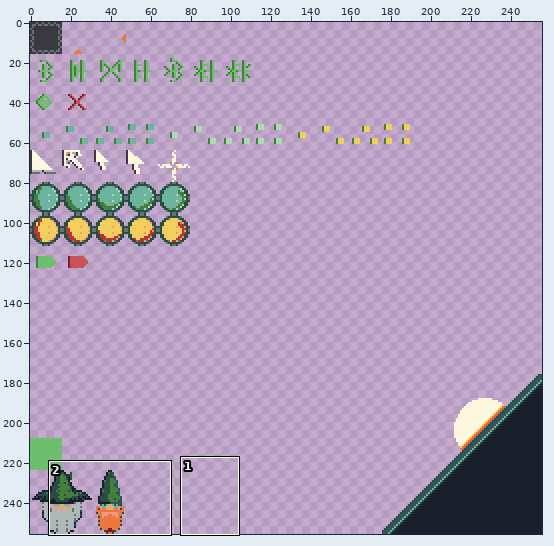
Pixel-art file: tiles.aseprite. The picture above shows the old version from afar; the outline marks the close-up.
Close-up. First the earlier version:
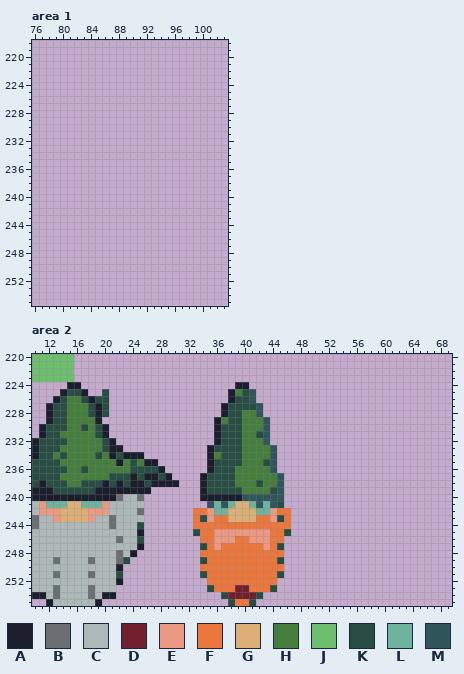
256x256 pixels, 1 frame. Shown: area 1: x 76..103, y 218..255; area 2: x 10..69, y 220..255.
Palette (. is transparent): A #1a1e2d  B #6b6f72  C #adb9b8  D #722030  E #ec9983  F #ec773d  G #dbaf77  H #467e3e  J #6ebe70  K #284e43  L #6eb39d  M #30555b
Pixels before, area 2, first column x 10:
220 JJJJJJ...............................
221 JJJJJJ...............................
222 JJJJJJ...............................
223 JJJJJJ...............................
224 .....AA......................AA......
225 ....AKKA..K.................AHKM.....
226 ...AKHHKAKK.................AKKM.....
227 ..AKKHHHKAK................AKKKKM....
228 ..AKKHHHKAK................AKKHHM....
229 ..AKKHHHHA................AHKKHHHM...
230 .AKKKHHKHKA...............AKKKHHHM...
231 .AKKHHHHHKA...............AKKKHHKM...
232 AKKKKHHHHHKA..............AKKKHHHM...
233 AKKKHHHHHHKAA............AKKKKHHHHM..
234 AKKHKHHHHKHAKAAA.........AHKKKHHHHM..
235 KKKKHHHHHHHHAHKHAA.......AKKKKHHHKM..
236 KKKKKHHKHHHHHHKKKKA......AKKKHHHHHM..
237 KKKKHHHHHHHKKKAKAAKA....AKKKKHHHHHHM.
238 KAKKKHHKKKAKAKAAKAAAA...AKKKKHHHKHHM.
239 AAAKKKKKKAAAAAAAA.......AKKKKKHHHHKM.
240 AAAAAAAAAAAABCCB........AAAAAAMMMMMM.
241 CELLLGGLLLECCCCC.........MLMLGGLMLMK.
242 CEEEGGGGEEECCCCB.......FFELLGGGGLLEFF
243 BCCEGGGGECCBCCCC.......FKEFFGGGGFFEKF
244 BCCCCCCCCCCBCCCK.......FFFFFFFFFFFFFF
245 CCCCCCCCCCCCCCCA.......KFFEEEEEEEEFFK
246 CCCCCCCCCCCCBCCK........FFEEEFFEEEFF.
247 CCCCCCCCCCCCCCCA........KFEFFFFFFEFK.
248 CCCCCCCCCCCCBCA.........FFFFFFFFFFFF.
249 CCCBCCCCBCCCBK..........KFFFFFFFFFFK.
250 CCCCCCCCCCCCA...........FFFFFFFFFFFF.
251 CCCBCCCCBCCCK...........KFFFFFFFFFFK.
252 CCCCCCCCCCCCA............FFFFFFFFFF..
253 CCCBCCCCBCCC.............KFFFDDFFFK..
254 AACBCCCCBCAA...............KDDDDK....
255 ..ACCCCCCA..................KFFK.....
After:
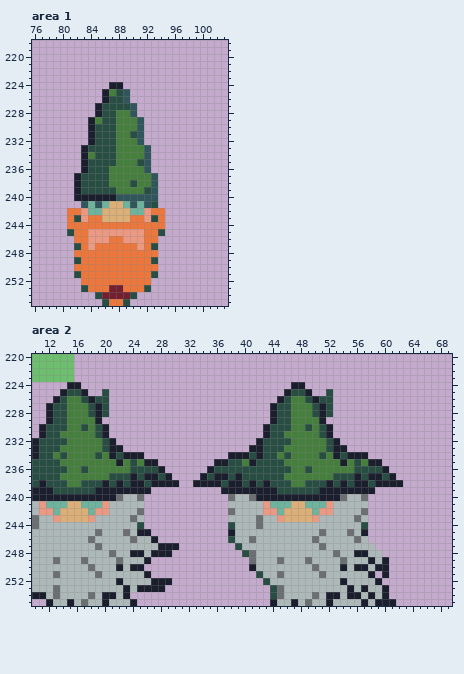
Changes in this commit:
Changed rows in their new state; - is an unchanged pixel.
Area 1:
first column x 81:
224 ------AA------
225 -----AHKM-----
226 -----AKKM-----
227 ----AKKKKM----
228 ----AKKHHM----
229 ---AHKKHHHM---
230 ---AKKKHHHM---
231 ---AKKKHHKM---
232 ---AKKKHHHM---
233 --AKKKKHHHHM--
234 --AHKKKHHHHM--
235 --AKKKKHHHKM--
236 --AKKKHHHHHM--
237 -AKKKKHHHHHHM-
238 -AKKKKHHHKHHM-
239 -AKKKKKHHHHKM-
240 -AAAAAAMMMMMM-
241 --MLMLGGLMLMK-
242 FFELLGGGGLLEFF
243 FKEFFGGGGFFEKF
244 FFFFFFFFFFFFFF
245 KFFEEEEEEEEFFK
246 -FFEEEFFEEEFF-
247 -KFEFFFFFFEFK-
248 -FFFFFFFFFFFF-
249 -KFFFFFFFFFFK-
250 -FFFFFFFFFFFF-
251 -KFFFFFFFFFFK-
252 --FFFFFFFFFF--
253 --KFFFDDFFFK--
254 ----KDDDDK----
255 -----KFFK-----
Area 2:
first column x 13:
224 --------------------------..------AA--------------
225 -------------------------....----AKKA--K----------
226 -------------------------....---AKHHKAKK----------
227 ------------------------......-AKKHHHKAK----------
228 ------------------------......-AKKHHHKAK----------
229 -----------------------........AKKHHHHA-----------
230 -----------------------.......AKKKHHKHKA----------
231 -----------------------.......AKKHHHHHKA----------
232 -----------------------......AKKKKHHHHHKA---------
233 ----------------------......AAKKKHHHHHHKAA--------
234 ----------------------...AAAKAKKHKHHHHKHAKAAA-----
235 ----------------------.AA---AK-KKHHHHHHHHAHKHAA---
236 --------------------------KKKKKKKKHHKHHHHHHKKKKA--
237 -----------------------AA-AKKKKKKHHHHHHHKKKAKAAKA-
238 --------------------A-AA-AAKA-AKKKHHKKKAKAKAAKAAAA
239 ---------------------...AAAAAAAAKKKKKKAAAAAAAA----
240 ---------------------....BCCBAAAAAAAAAAAABCCB-----
241 ----------------------...CCCCCELLLGGLLLECCCCC-----
242 L----L--------------.....BCCCCE-LGGGGLEECCCCB-----
243 --------C--B--------.....CCCCBCCEGGGGECCCCCBC-----
244 --------C-----------.....KCCCBCCCCCCCCCCCCCCK-----
245 ------B---B--A------.....ACCCCCCCCCCCCBCCCBCA-----
246 -----B---C-BCCA------....KCCBCCCCCCCCBCCCCCBC-----
247 ------B-----CCCAAA---.....KCCCCCCCCCCCBCCCCCCC----
248 --------BC--ACAAA----......KBCCCCCCCCCCCBCCAACC---
249 ----BC----CCCA-------.......BCCCBCCCBCCCCBCCCACA--
250 -----B----CAA--------.......ACCCCCCCCBCCCACAACAA--
251 -----CB--CCCCA-------........KCCBCCCCCBCCCCCCA-A--
252 ----------CCCCAAA-----........KCCCCCCCCCCACCCCA---
253 -----C---CACAAAA------.........-BCCCCCCCCCACACCA--
254 ---------CA-------------......-KBCCCCBCAACAACACA--
255 --A-B-CACCCA-------------....--ACCACBCCACCCCACAAA-
Where, in picture pixels (left, top, right, bottom), the same in both close-ups:
added: (67, 82, 165, 306)
changed: (53, 382, 403, 606)
